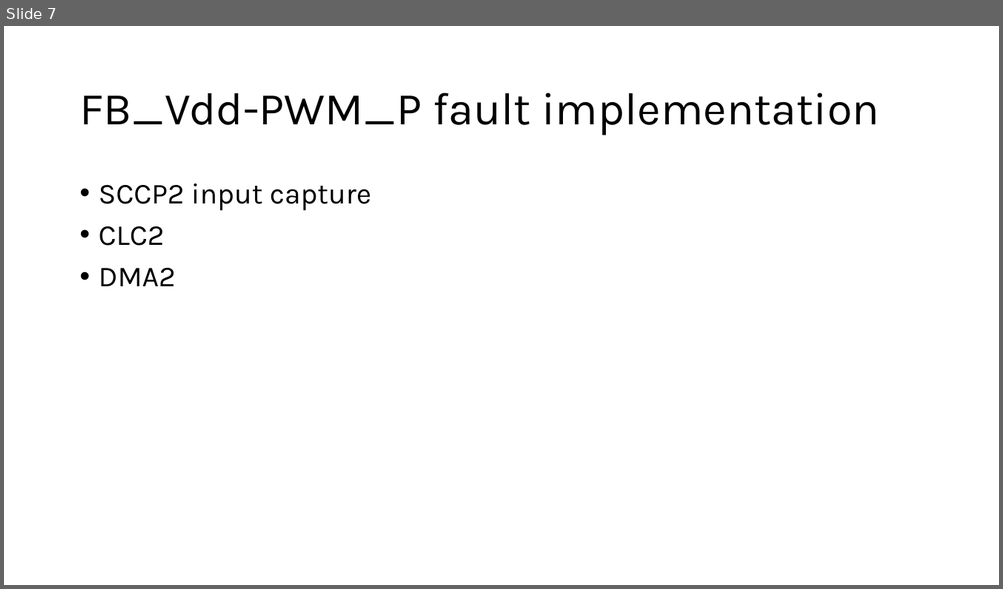
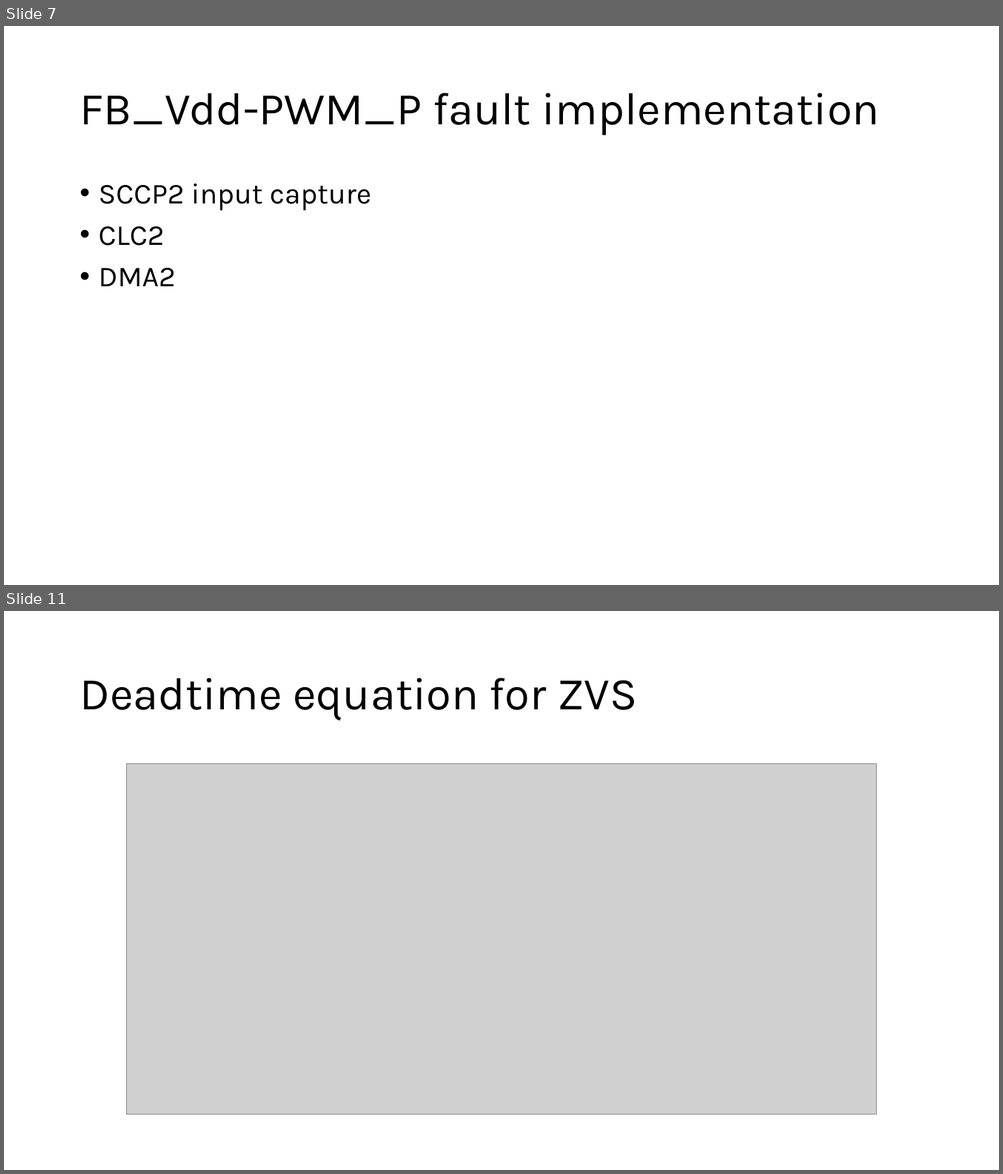
Before and after one commit to microchip-pic-avr-examples/dspic33ck-power-dcdc-dual-active-bridge-development-platform, a slide deck: dab_development.pptx. Shown one above the other, each under a label of ours: slide 7 before the commit, slides 7 and 11 after it; the slides between them are not shown. The pictures are 1003x589 and 1003x1174 pixels, drawn with LibreOffice and Linux fonts; fonts in the diff are those of the drawing; grey boxes stand for pictures. Boxes give left, top, right and bottom in pixels: in the first picture for what was removed or moved away, otherwise in the second. Text is boxed around its words. In the diff, an @@ line names an element or a change of style, - is before the commit and + after.

```diff
--- a/dab_development.pptx
+++ b/dab_development.pptx
@@ slide 11 added at [4,611,999,1170], background #FFFFFF @@
@@ title added at [79,678,637,721], 44 pt, text #000000 @@
+Deadtime equation for ZVS
@@ picture added at [126,764,876,1116] @@
```
Also in this commit, not shown: 6 other slides added, 2 other files.
